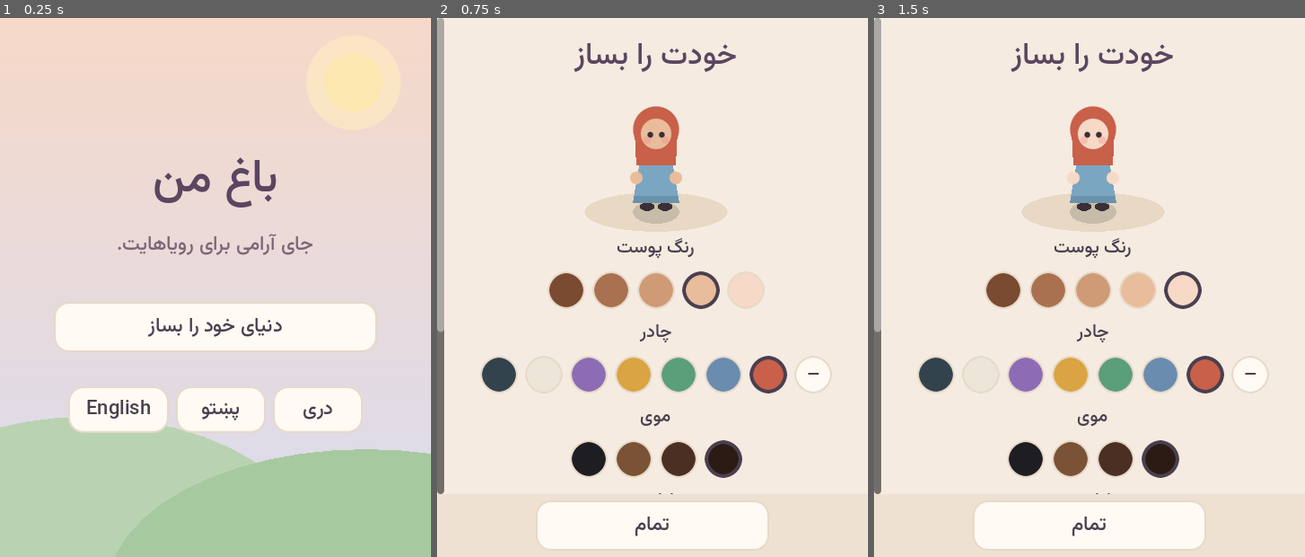
Above: before the commit, frames 1-3 (left to right).
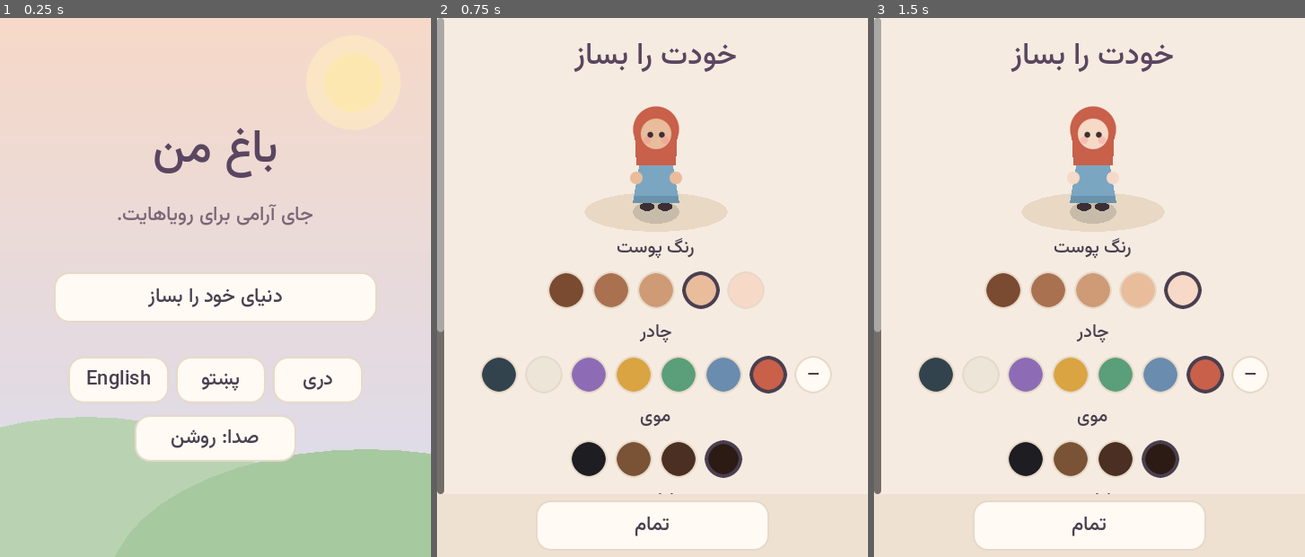
Above: after the commit, the same moments.

Repository: abdulghiyas-dotcom/Soul-keeper
Game: Godot game, scene res://scenes/main.tscn
The game is run twice, just before and just after one commit, with the same random seed, the same clock (stepped at 60 frames per second) and the same inputs.
Inputs (mouse positions are in pixels of both pictures, inside the frame that each line leads up to):
- Up to frame 1 (0.25 s): no input
- Up to frame 2 (0.75 s): click "دنیای خود را بساز" at 0.5 s
- Up to frame 3 (1.5 s): click (1184, 287) at 1.27 s

The runs differ from the first frame. In frame 1, 19% of the frame differs, in the area x 12-88%, y 20-83%; in frame 2, nothing differs; in frame 3, nothing differs.

Commit message:
Add gentle sound with an on/off switch
- Generated placeholder audio (tools/make_sounds.py): calm plucked music
  over a soft drone, birdsong, a flowing stream, and soft effects for
  taps, steps, doors, placing, removing and choosing
- Sound autoload: music everywhere, birds in garden/town, stream at the
  mountains; players pause with the game so quick-hide and auto-lock
  are instantly silent; the hide button never makes a sound
- Sound on/off on the title screen and in the Menu, saved on the device
  and kept when starting over
- Theme tool no longer depends on autoloads (fixes a hanging build) and
  the export script times out instead of hanging; audio is not loaded
  in headless tool and test runs
- Tests for the sound setting

Co-Authored-By: Claude Opus 5.5 <noreply@anthropic.com>
Claude-Session: https://claude.ai/code/session_01SGn7khb9TEf4Z8KrEpW93B

Diff:
--- a/autoload/game_state.gd
+++ b/autoload/game_state.gd
@@ -28,6 +28,7 @@
 		"location": {"scene": "exterior", "x": -1.0, "y": -1.0},
 		"security": {"salt": "", "pin_hash": ""},
 		"decor": {},  # location key -> [{kind, x, y, accent}]
+		"settings": {"sound": true},
 	}
 
 
@@ -38,8 +39,10 @@
 func reset() -> void:
 	# Starting over also removes the PIN (this is the "forgot PIN" path).
 	var lang = data.get("language", "")
+	var settings = data.get("settings", {}).duplicate()
 	data = default_data()
 	data.language = lang
+	data.settings.merge(settings, true)
 	SaveManager.delete_world()
 
 
--- /dev/null
+++ b/autoload/sound.gd
@@ -0,0 +1,98 @@
+extends Node
+## Gentle sound: calm music, birdsong or a stream outdoors, soft taps and steps.
+## Players pause together with the game, so hide/lock silence everything instantly.
+## The on/off choice is saved on the device (Menu, and the title screen).
+
+const DIR := "res://assets/audio/"
+const LOOPS := ["music", "birds", "stream"]
+const EFFECTS := ["tap", "step", "door", "place", "remove", "chime"]
+const MUSIC_DB := -13.0
+const AMBIENCE_DB := -15.0
+const SFX_DB := -6.0
+
+var _music: AudioStreamPlayer
+var _ambience: AudioStreamPlayer
+var _sfx: Array[AudioStreamPlayer] = []
+var _streams := {}
+var _ambience_name := ""
+var _fade: Tween
+
+
+func _ready() -> void:
+	# Headless runs (build tools, tests) have no speakers: skip loading audio.
+	if DisplayServer.get_name() != "headless":
+		for n in LOOPS + EFFECTS:
+			_streams[n] = load(DIR + n + ".ogg")
+		for n in LOOPS:
+			(_streams[n] as AudioStreamOggVorbis).loop = true
+	_music = _player(MUSIC_DB)
+	_ambience = _player(AMBIENCE_DB)
+	for i in 6:
+		_sfx.append(_player(SFX_DB))
+	get_tree().node_added.connect(_on_node_added)
+	apply_setting()
+
+
+func enabled() -> bool:
+	return bool(GameState.data.get("settings", {}).get("sound", true))
+
+
+func set_enabled(on: bool) -> void:
+	GameState.data.settings.sound = on
+	GameState.save()
+	apply_setting()
+
+
+func apply_setting() -> void:
+	AudioServer.set_bus_mute(0, not enabled())
+	if enabled() and not _music.playing and _streams.has("music"):
+		_music.stream = _streams.music
+		_music.play()
+	elif not enabled():
+		_music.stop()
+		_ambience.stop()
+		_ambience_name = ""
+
+
+## One-off sound. `jitter` varies the pitch a little so repeats feel natural.
+func play(name: String, volume_db := 0.0, jitter := 0.0) -> void:
+	if not enabled() or not _streams.has(name):
+		return
+	for p in _sfx:
+		if not p.playing:
+			p.stream = _streams[name]
+			p.volume_db = SFX_DB + volume_db
+			p.pitch_scale = 1.0 + randf_range(-jitter, jitter)
+			p.play()
+			return
+
+
+## Background sound for a place: "birds", "stream" or "" for none.
+func set_ambience(name: String) -> void:
+	if name == _ambience_name or not enabled() or (name != "" and not _streams.has(name)):
+		return
+	_ambience_name = name
+	if _fade:
+		_fade.kill()
+	_fade = create_tween()
+	if name == "":
+		_fade.tween_property(_ambience, "volume_db", -60.0, 0.8)
+		_fade.tween_callback(_ambience.stop)
+	else:
+		_ambience.stream = _streams[name]
+		_ambience.volume_db = -60.0
+		_ambience.play()
+		_fade.tween_property(_ambience, "volume_db", AMBIENCE_DB, 1.2)
+
+
+func _player(db: float) -> AudioStreamPlayer:
+	var p := AudioStreamPlayer.new()
+	p.volume_db = db
+	add_child(p)
+	return p
+
+
+func _on_node_added(n: Node) -> void:
+	# Every button gives a soft tap, except ones marked silent (e.g. quick-hide).
+	if n is Button and not n.has_meta("silent"):
+		(n as Button).pressed.connect(func() -> void: play("tap", -5.0, 0.05))
--- a/localization/en.json
+++ b/localization/en.json
@@ -67,5 +67,7 @@
 	"REMOVE": "Remove",
 	"BLOCKED_SPOT": "Something is already there.",
 	"BLOCKS_PATH": "That would block the way.",
-	"TOO_MANY": "There is no more room here."
+	"TOO_MANY": "There is no more room here.",
+	"SOUND_ON": "Sound: on",
+	"SOUND_OFF": "Sound: off"
 }
--- a/localization/fa_AF.json
+++ b/localization/fa_AF.json
@@ -67,5 +67,7 @@
 	"REMOVE": "بردار",
 	"BLOCKED_SPOT": "آنجا چیزی هست.",
 	"BLOCKS_PATH": "این راه را می‌بندد.",
-	"TOO_MANY": "اینجا دیگر جای خالی نیست."
+	"TOO_MANY": "اینجا دیگر جای خالی نیست.",
+	"SOUND_ON": "صدا: روشن",
+	"SOUND_OFF": "صدا: خاموش"
 }
--- a/localization/ps.json
+++ b/localization/ps.json
@@ -67,5 +67,7 @@
 	"REMOVE": "لرې کړه",
 	"BLOCKED_SPOT": "هلته یو شی شته.",
 	"BLOCKS_PATH": "دا به لاره بنده کړي.",
-	"TOO_MANY": "دلته نور ځای نشته."
+	"TOO_MANY": "دلته نور ځای نشته.",
+	"SOUND_ON": "غږ: فعال",
+	"SOUND_OFF": "غږ: بند"
 }
--- a/project.godot
+++ b/project.godot
@@ -17,6 +17,7 @@
 SaveManager="*res://autoload/save_manager.gd"
 GameState="*res://autoload/game_state.gd"
 Privacy="*res://autoload/privacy.gd"
+Sound="*res://autoload/sound.gd"
 
 [display]
 
--- a/screens/title_screen.gd
+++ b/screens/title_screen.gd
@@ -11,6 +11,7 @@
 func _ready() -> void:
 	set_anchors_and_offsets_preset(PRESET_FULL_RECT)
 	RenderingServer.set_default_clear_color(Color("#f3dccb"))
+	Sound.set_ambience("")
 	var bg := Backdrop.new()
 	bg.set_anchors_and_offsets_preset(PRESET_FULL_RECT)
 	add_child(bg)
@@ -55,6 +56,10 @@
 				GameState.save())
 		langs.add_child(b)
 	_box.add_child(langs)
+	var snd := SoundToggle.new(180)
+	snd.custom_minimum_size.y = 46
+	snd.size_flags_horizontal = Control.SIZE_SHRINK_CENTER
+	_box.add_child(snd)
 
 
 func _confirm_start_over() -> void:
--- a/screens/world_screen.gd
+++ b/screens/world_screen.gd
@@ -84,6 +84,7 @@
 	cam.reset_smoothing()
 
 	_place_label.text = WorldData.label_key(id, GameState.data)
+	Sound.set_ambience({"exterior": "birds", "town": "birds", "hills": "stream"}.get(id, ""))
 	_decorate_btn.visible = Decor.editable(id) and not _editing
 	if _editing:
 		player.frozen = true
@@ -97,6 +98,7 @@
 		return
 	_busy = true
 	player.frozen = true
+	Sound.play("door")
 	var tw := create_tween()
 	tw.tween_property(_fade, "color:a", 1.0, 0.25)
 	await tw.finished
@@ -273,6 +275,7 @@
 	box.add_child(UI.button("PRIVACY", func() -> void:
 		_close_overlay()
 		_open_privacy()))
+	box.add_child(SoundToggle.new())
 	var langs := HBoxContainer.new()
 	langs.alignment = BoxContainer.ALIGNMENT_CENTER
 	langs.add_theme_constant_override("separation", 8)
@@ -314,6 +317,7 @@
 	setup.finished.connect(func(msg: String) -> void:
 		_close_overlay()
 		if msg != "":
+			Sound.play("chime")
 			_show_toast(msg))
 
 
@@ -341,6 +345,7 @@
 		var id: String = c.id
 		var b := UI.button(c.key, func() -> void:
 			GameState.data.career = id
+			Sound.play("chime")
 			_close_overlay()
 			_reload_here()
 			_show_toast(c.key), 180)
@@ -454,6 +459,7 @@
 			return
 		item.x = tile.x
 		item.y = tile.y
+		Sound.play("place", 0.0, 0.1)
 		var keep := _selected
 		_reload_here()
 		_selected = keep
@@ -469,6 +475,7 @@
 			_show_toast(err)
 			return
 		items.append({"kind": _pick_kind, "x": tile.x, "y": tile.y, "accent": -1})
+		Sound.play("place", 0.0, 0.1)
 		_reload_here()
 	elif map.user_at.has(tile):
 		_selected = map.user_at[tile]
@@ -481,6 +488,7 @@
 	if _selected < 0:
 		return
 	_items().remove_at(_selected)
+	Sound.play("remove")
 	_selected = -1
 	_reload_here()
 	_show_catalog()
--- a/scripts/player.gd
+++ b/scripts/player.gd
@@ -17,6 +17,7 @@
 var _facing_back := false
 var _walk_t := 0.0
 var _last_tile := Vector2i(-99, -99)
+var _step_t := 0.0
 
 
 func place(at: Vector2) -> void:
@@ -54,6 +55,10 @@
 		if not _try_move(step):
 			path.clear()
 		_walk_t += delta
+		_step_t += delta
+		if _step_t >= 0.32:
+			_step_t = 0.0
+			Sound.play("step", -12.0, 0.15)
 		var screen_dir := Iso.to_screen(step)
 		if absf(screen_dir.y) > 0.001:
 			_facing_back = screen_dir.y < 0.0
--- a/tests/run_tests.gd
+++ b/tests/run_tests.gd
@@ -8,6 +8,7 @@
 var GameState
 var Privacy
 var SaveManager
+var Sound
 
 
 func _init() -> void:
@@ -15,10 +16,12 @@
 	GameState = root.get_node("GameState")
 	Privacy = root.get_node("Privacy")
 	SaveManager = root.get_node("SaveManager")
+	Sound = root.get_node("Sound")
 	_test_places_build()
 	_test_paths_stay_open()
 	_test_decor_roundtrip()
 	_test_pin()
+	_test_sound_setting()
 	print("\n%s" % ("ALL TESTS PASSED" if _failed == 0 else "%d TEST(S) FAILED" % _failed))
 	quit(1 if _failed > 0 else 0)
 
@@ -101,3 +104,15 @@
 	Privacy.clear_pin()
 	check(not Privacy.has_pin(), "PIN removed")
 	SaveManager.delete_world()
+
+
+func _test_sound_setting() -> void:
+	print("sound on/off")
+	check(Sound.enabled(), "sound is on by default")
+	Sound.set_enabled(false)
+	check(not Sound.enabled() and AudioServer.is_bus_mute(0), "turning sound off mutes everything")
+	GameState.reset()
+	check(not Sound.enabled(), "starting over keeps her sound choice")
+	Sound.set_enabled(true)
+	check(not AudioServer.is_bus_mute(0), "turning sound on unmutes")
+	SaveManager.delete_world()
--- a/tools/build_theme.gd
+++ b/tools/build_theme.gd
@@ -4,6 +4,10 @@
 
 func _init() -> void:
 	var ui = load("res://scripts/ui.gd")
+	if ui == null or not ui.can_instantiate():
+		push_error("build_theme: scripts/ui.gd failed to load")
+		quit(1)
+		return
 	var err := ResourceSaver.save(ui.make_theme(), "res://assets/theme.tres")
 	print("theme saved: ", error_string(err))
-	quit()
+	quit(0 if err == OK else 1)
--- a/ui/leaf_button.gd
+++ b/ui/leaf_button.gd
@@ -4,6 +4,7 @@
 
 
 func _init() -> void:
+	set_meta("silent", true)  # hiding should never make a sound
 	custom_minimum_size = Vector2(52, 52)
 	focus_mode = FOCUS_NONE
 	for state in ["normal", "hover", "pressed"]:
--- /dev/null
+++ b/ui/sound_toggle.gd
@@ -0,0 +1,18 @@
+class_name SoundToggle
+extends Button
+## "Sound: on/off" button that flips the saved setting.
+
+
+func _init(min_w := 260) -> void:
+	custom_minimum_size = Vector2(min_w, 56)
+
+
+func _ready() -> void:
+	_refresh()
+	pressed.connect(func() -> void:
+		Sound.set_enabled(not Sound.enabled())
+		_refresh())
+
+
+func _refresh() -> void:
+	text = "SOUND_ON" if Sound.enabled() else "SOUND_OFF"
Not shown, added: assets/audio/birds.ogg.import
Not shown, added: assets/audio/chime.ogg.import
Not shown, added: assets/audio/door.ogg.import
Not shown, added: assets/audio/music.ogg.import
Not shown, added: assets/audio/place.ogg.import
Not shown, added: assets/audio/remove.ogg.import
Not shown, added: assets/audio/step.ogg.import
Not shown, added: assets/audio/stream.ogg.import
Not shown, added: assets/audio/tap.ogg.import
Not shown, added: autoload/sound.gd.uid
Not shown, added: ui/sound_toggle.gd.uid
Not shown, added: assets/audio/birds.ogg
(and 10 more such lines)
